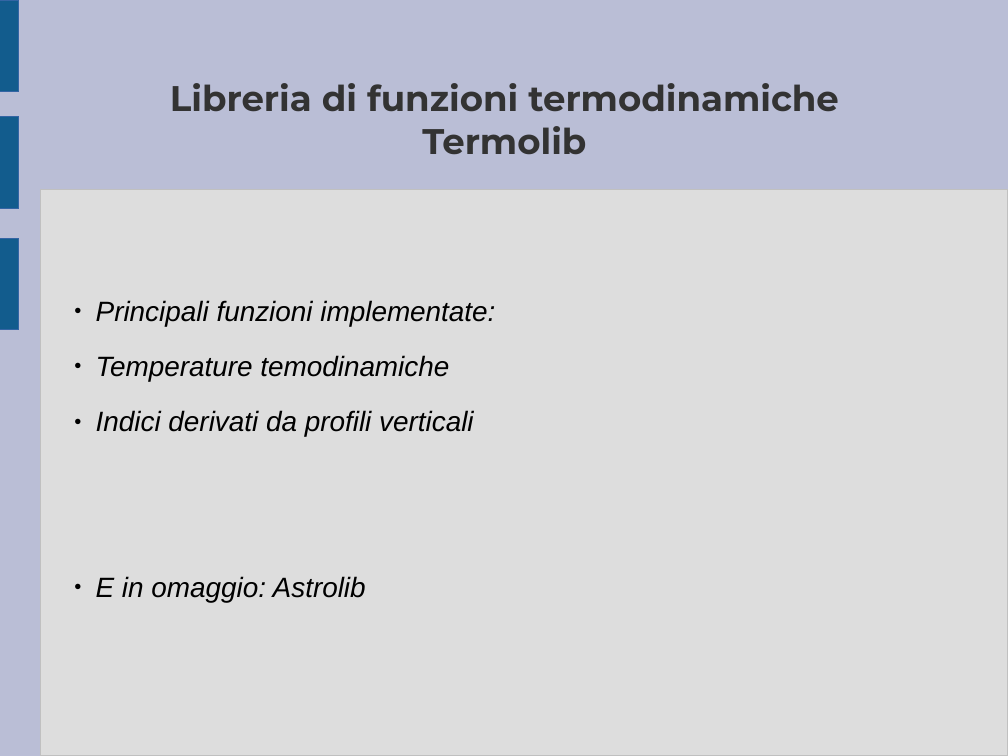
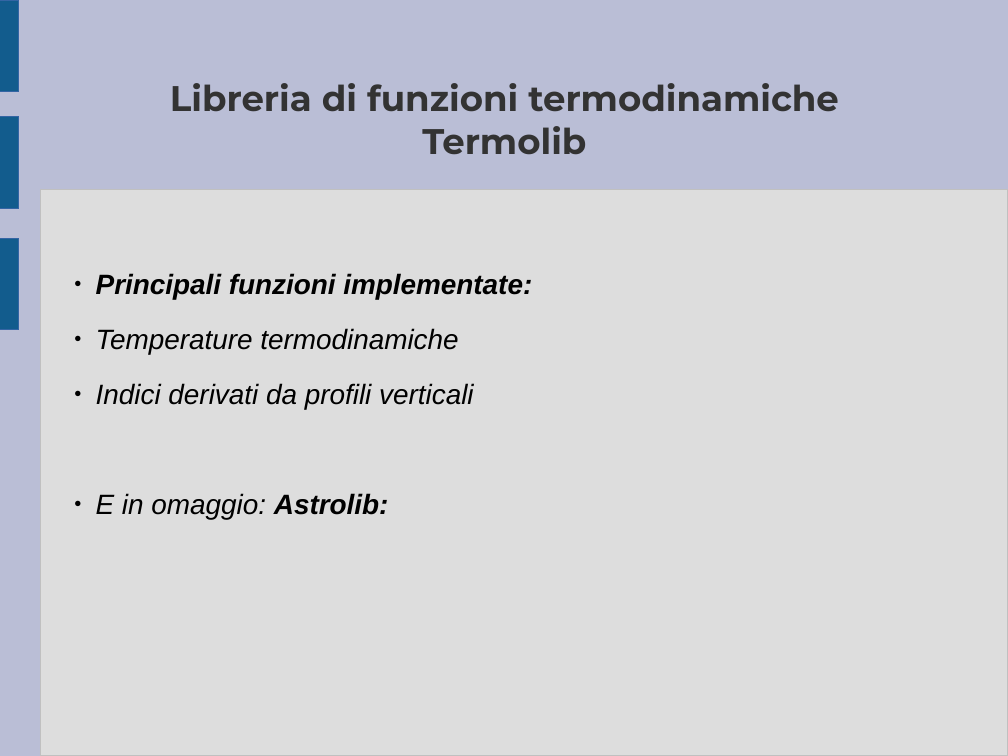
Before and after one commit to ARPA-SIMC/libsim, a slide deck: slide 11 of doc/breve_presentazione.odp. Drawn at 1008x756 pixels with LibreOffice and Linux fonts; fonts in the diff are those of the drawing. Boxes give left, top, right and bottom in pixels: in the first picture for what was removed or moved away, otherwise in the second. Text is boxed around its words. In the diff, an @@ line names an element or a change of style, - is before the commit and + after.

```diff
--- a/doc/breve_presentazione.odp
+++ b/doc/breve_presentazione.odp
@@ subtitle at (96, 273, 532, 299): bold on in "Principali funzioni implementate:" @@
@@ subtitle at (96, 328, 458, 354): text changed @@
-● Temperature temodinamiche
+● Temperature termodinamiche
@@ subtitle at (96, 493, 389, 519): text changed @@
-● E in omaggio: Astrolib
+● E in omaggio: Astrolib:
```
Also in this commit, not shown: 7 other slides changed.
